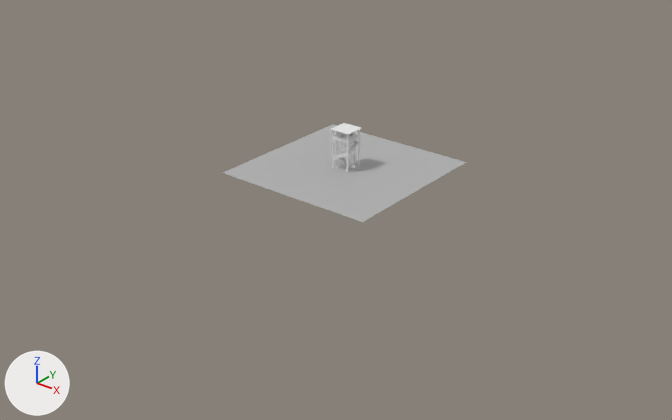
A saved change to the COLLADA model wooden watch tower.dae.
Both versions are drawn from a 50 mm lens placed at (97.1, -124.3, 68.4), pointed at (2.4, -5.9, -5.0). Lighting does not change. The marker at lower left points along +X, +Y and +Z.

The first picture shows 'Plane', 'watchtowerHigh'.
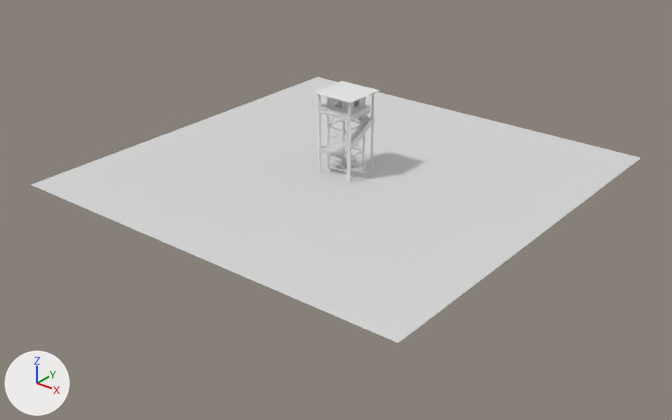
The change, as a list of edits to the scene's bpy script:
```text
Change mat_material_001:
    mat_material_001.base_color: (0.452, 0.452, 0.452) -> (0.703, 0.703, 0.703)  # grey #b3b3b3 -> light grey #dadada
Change ob_watchtowerhigh:
    ob_watchtowerhigh.location: (0.0, 0.0, 0.7) -> (0.0, 0.0, 0.0)
    ob_watchtowerhigh.scale: (1.0, 1.0, 1.0) -> (2.0, 2.0, 2.0)
Change ob_plane:
    ob_plane.location: (0.0, 0.0, 0.7) -> (0.0, 0.0, 0.0)
    ob_plane.scale: (1.6, 1.6, 1.6) -> (4.0, 4.0, 4.0)
```

Boxes (x1, y1, x2, y2) around the edits, measured in the pictures (672 x 420 px):
'Plane', recoloured, moved, rescaled (150% wider, 170% taller): before (223, 124, 466, 222); after (31, 77, 640, 343)
'watchtowerHigh', moved, rescaled (106% wider, 100% taller): before (330, 123, 362, 173); after (313, 81, 380, 182)
